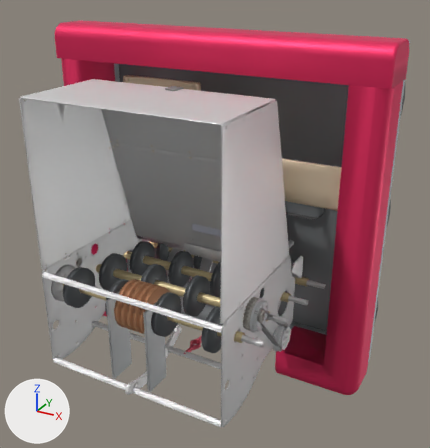
The glTF model models/kitbot.glb, before and after one commit.
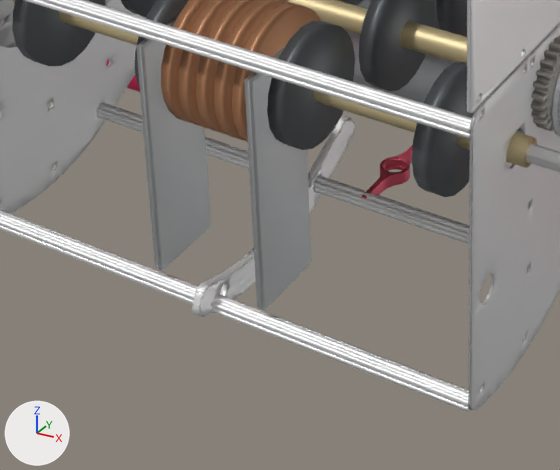
Each version appears first whole from a 50 mm camera at (0.806, -1.36, 0.661) aimed at (0.05, 0.014, -0.026), and next in a close-up on the part from 14% to 59% of the width and 64% to 100% of the height. The lights are fixed; the arrows at lower left show +X, +Y and +Z. The first two pictures are the older version. Vertices at exactly the same position are counted once.

In view in the first close-up: 'chassis', 'frame', 'frame2', 'hopper', 'hopper2', 'intake', 'launcher', 'launcher2' and 1 more.
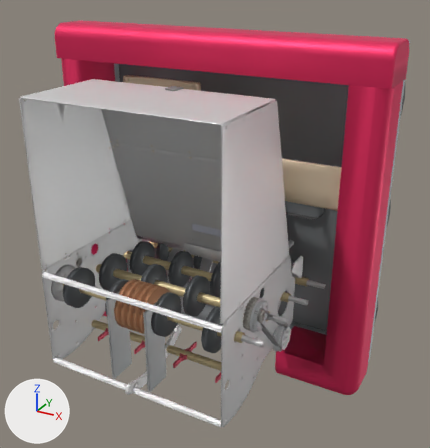
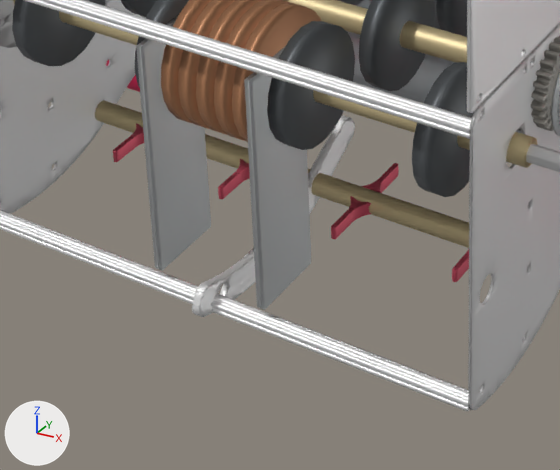
Pixel boxes (x1, y1, x2, y2) of what changed, in the close-ups (560 x 470 px; the box of a moved part takes in the faces that stretch with it):
'hopper2', reshaped: before (121, 0, 532, 199); after (95, 0, 532, 282)
part 1 of me_hopper2, added: after (95, 100, 469, 248)
part 2 of me_hopper2, moved or reshaped (not visible before): after (113, 123, 144, 162)
part 3 of me_hopper2, moved or reshaped (not visible before): after (218, 159, 250, 199)
part 4 of me_hopper2, moved or reshaped: before (362, 145, 413, 199); after (331, 163, 399, 239)
part 5 of me_hopper2, moved or reshaped (not visible before): after (452, 249, 469, 282)
'frame', unchanged, covered by the edit: before (96, 103, 469, 244)

What changed in the scene script:
```text
Change me_hopper2:
    used by ob_hopper2; location = (0.0, 0.0, 0.0)
    remove me_hopper2.from_pydata(...)  # 6730 vertices, 13684 faces; spans x -0.326..0.341, y -0.188..0.166, z -0.359..0.152
    add me_hopper2.from_pydata(...)  # 6760 vertices, 13740 faces; spans x -0.326..0.341, y -0.238..0.166, z -0.363..0.152
    me_hopper2 part 1: a new loose piece, a 14-sided cylinder along x spanning x -0.268..0.268, y -0.188..-0.166, z -0.363..-0.341, in mat_kit
    me_hopper2 part 2: 4 vertices moved within x -0.206..-0.2, y -0.152, z -0.358..-0.346; 1532 vertices removed from x -0.218..-0.188, y -0.182..-0.061, z -0.359..-0.345; 1532 vertices added at x -0.218..-0.188, y -0.238..-0.117, z -0.359..-0.345
    me_hopper2 part 3: 2 vertices moved within x -0.074..-0.069, y -0.153, z -0.359; 1534 vertices removed from x -0.087..-0.056, y -0.182..-0.061, z -0.359..-0.345; 1534 vertices added at x -0.087..-0.056, y -0.238..-0.117, z -0.359..-0.345
    me_hopper2 part 4: 2 vertices moved within x 0.058, y -0.165, z -0.359..-0.345; 1534 vertices removed from x 0.045..0.075, y -0.182..-0.061, z -0.359..-0.345; 1534 vertices added at x 0.045..0.075, y -0.238..-0.117, z -0.359..-0.345
    me_hopper2 part 5: 6 vertices moved within x 0.188..0.194, y -0.152, z -0.358..-0.346; 1530 vertices removed from x 0.176..0.206, y -0.182..-0.061, z -0.359..-0.345; 1530 vertices added at x 0.176..0.206, y -0.238..-0.117, z -0.359..-0.345
```
